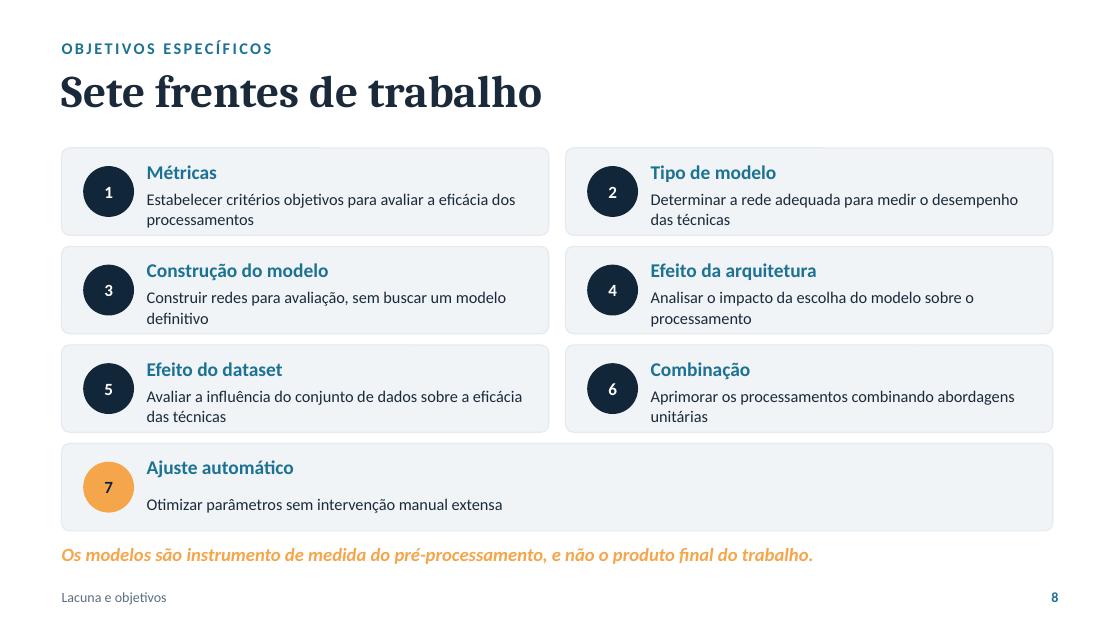
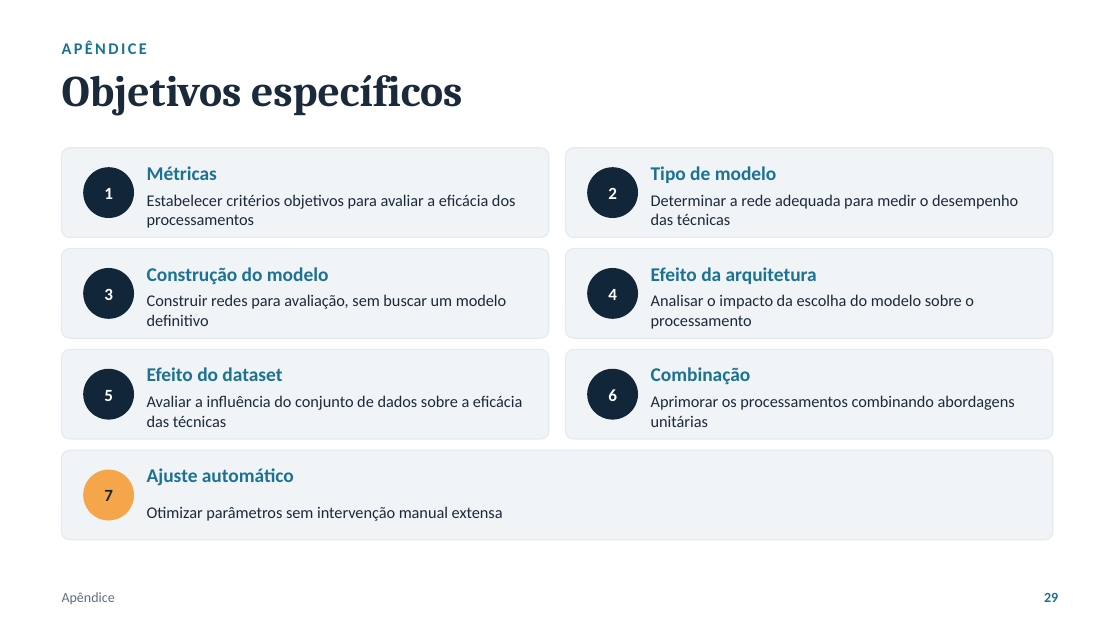
Before and after one commit to luanws/masters-thesis, a slide deck: slide 29 of presentation/defesa.pptx (slide 8 before the commit). Drawn at 1120x630 pixels with LibreOffice and Linux fonts; fonts in the diff are those of the drawing. Boxes give left, top, right and bottom in pixels: in the first picture for what was removed or moved away, otherwise in the second. Text is boxed around its words. In the diff, an @@ line names an element or a change of style, - is before the commit and + after.

```diff
--- a/presentation/defesa.pptx
+++ b/presentation/defesa.pptx
@@ text added at bbox=[62, 41, 147, 54], 10.5 pt, text #1C7293, bold @@
+APÊNDICE
@@ text at bbox=[62, 75, 462, 116]: text changed; size 10.5 to 28 pt; font Calibri to Cambria; text colour #1C7293 to #1B2A3A @@
-OBJETIVOS ESPECÍFICOS
+Objetivos específicos
@@ text "Objetivos específicos" at bbox=[62, 75, 462, 116]: vertical alignment middle to top @@
@@ text removed at bbox=[62, 75, 542, 108] @@
-Sete frentes de trabalho
@@ 9 texts, 5 ellipses, 5 rounded rectangles: place and size @@
-9 texts, 5 ellipses, 5 rounded rectangles at bbox=[62, 246, 1053, 531]
+9 texts, 5 ellipses, 5 rounded rectangles at bbox=[62, 249, 1053, 540]
@@ proportions changed in 7 elements at bbox=[62, 148, 549, 237], bbox=[566, 148, 1053, 237], bbox=[62, 249, 549, 338], bbox=[566, 249, 1053, 338], bbox=[62, 349, 549, 439], bbox=[566, 349, 1053, 439], bbox=[62, 450, 1053, 540] @@
@@ text "Ajuste automático": place and size @@
-text "Ajuste automático" at bbox=[147, 460, 294, 478]
+text "Ajuste automático" at bbox=[147, 468, 294, 486]
@@ line spacing 1.05 to 1 in 5 elements at bbox=[147, 294, 506, 326], bbox=[651, 294, 974, 329], bbox=[147, 395, 522, 427], bbox=[651, 395, 1015, 427], bbox=[147, 506, 503, 521] @@
@@ text "Otimizar parâmetros sem intervenção manual ...": place and size @@
-text "Otimizar parâmetros sem intervenção manual ..." at bbox=[147, 498, 503, 513]
+text "Otimizar parâmetros sem intervenção manual ..." at bbox=[147, 506, 503, 521]
@@ text removed at bbox=[62, 548, 814, 564] @@
-Os modelos são instrumento de medida do pré-processamento, e não o produto final do trabalho.
@@ text removed at bbox=[62, 592, 167, 605] @@
-Lacuna e objetivos
@@ text added at bbox=[62, 592, 115, 604], 9 pt, text #5C6F80 @@
+Apêndice
@@ text added at bbox=[1044, 593, 1058, 602], 9 pt, text #1C7293, bold @@
+29
@@ text removed at bbox=[1051, 592, 1058, 602] @@
-8
```
Also in this commit, not shown: 15 other slides changed, 19 slides added, 14 slides removed, 27 other files.
